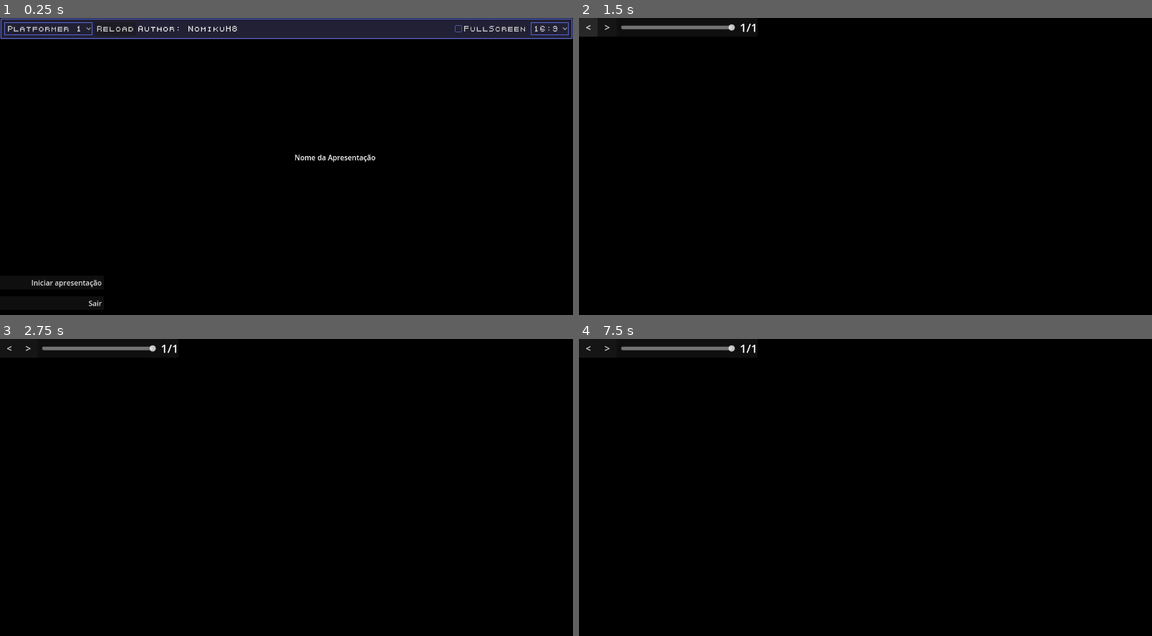
Above: before the commit, frames 1-4 (two rows, left to right).
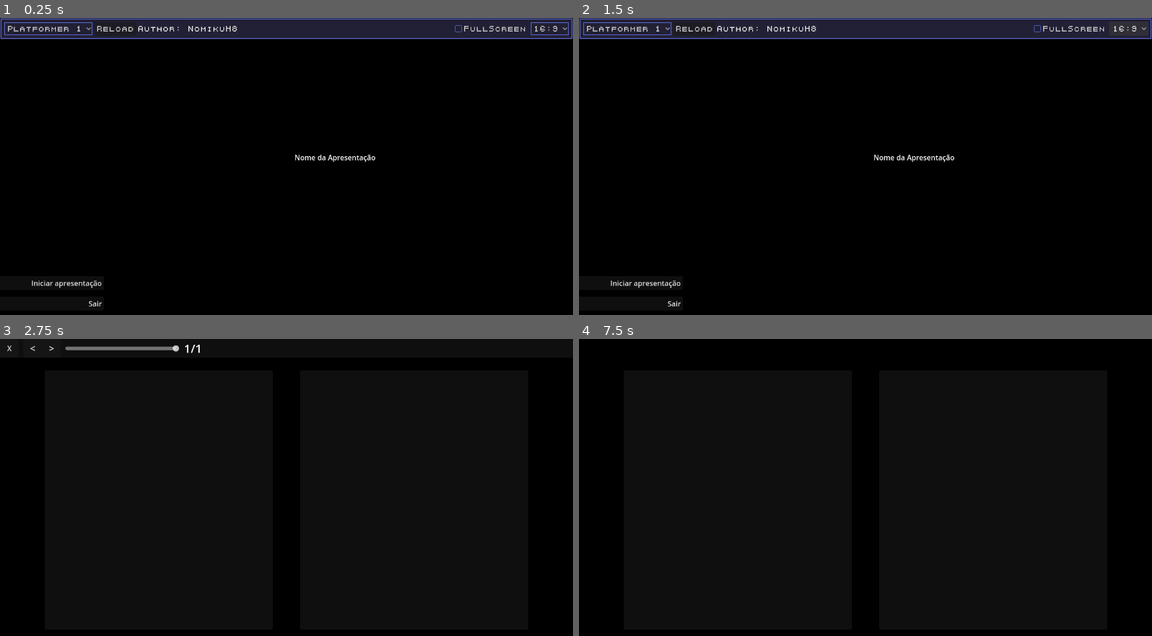
Above: after the commit, the same moments.

Repository: NomikuH8/godot-presentations-remake
Game: Godot game, scene res://screens/start_menu/start_menu.tscn
Same seed, same stepped clock (60 frames per second), same inputs: the game is played once before the commit and once after it.
Inputs (mouse positions are in pixels of both pictures, inside the frame that each line leads up to):
- Up to frame 1 (0.25 s): no input
- Up to frame 2 (1.5 s): click "Iniciar apresentação" at 0.5 s; click (590, 26) at 1.25 s, where only the run after the commit has a clickable "X"
- Up to frame 3 (2.75 s): click (5, 603) at 2 s, where only the run after the commit has a clickable "Iniciar apresentação"
- Up to frame 4 (7.5 s): click "<" at 2.75 s; click ">" at 3.5 s; click "<" at 4.25 s; click ">" at 5 s; click "<" at 5.75 s; click ">" at 6.5 s; tap Enter at 7.25 s; move the mouse to (991, 484) at 7.27 s

The runs differ from the first frame. In frame 1, 0.1% of the frame differs, in the area x 5-18%, y 88-98%; in frame 2, 7.1%, in the area x 0-100%, y 0-98%; in frame 3, 0.2%; in frame 4, 0.3%.
Error before the commit: Invalid access to property or key 'size' on a base object of type 'Nil'. (res://screens/slideshow/slideshow.gd:22)

Commit message:
Made adjustments

Diff:
--- /dev/null
+++ b/autoloads/general_settings_manager.gd
@@ -0,0 +1,12 @@
+extends Node
+
+
+signal changed_aspect_ratio(new_aspect_ratio: float)
+
+
+var aspect_ratio: float = 16.0 / 9.0
+
+
+func set_aspect_ratio(new_aspect_ratio: float) -> void:
+	aspect_ratio = new_aspect_ratio
+	changed_aspect_ratio.emit(new_aspect_ratio)
--- a/autoloads/scene_manager.gd
+++ b/autoloads/scene_manager.gd
@@ -8,3 +8,9 @@
 	var scene_path := &"res://screens/slideshow/slideshow.tscn"
 	get_tree().change_scene_to_file(scene_path)
 	scene_changed.emit(scene_path)
+
+
+func go_to_start_menu() -> void:
+	var scene_path := &"res://screens/start_menu/start_menu.tscn"
+	get_tree().change_scene_to_file(scene_path)
+	scene_changed.emit(scene_path)
--- a/components/general_settings/general_settings.gd
+++ b/components/general_settings/general_settings.gd
@@ -1,30 +1,49 @@
 extends HBoxContainer
 
 
-@export var aspect_ratio_container: AspectRatioContainer
+const ASPECT_RATIO_4_3 := 0
+const ASPECT_RATIO_16_9 := 1
 
 @onready var full_screen_check_box: CheckBox = $FullScreenCheckBox
 @onready var aspect_ratio: OptionButton = $AspectRatio
 
+var aspect_ratio_container: AspectRatioContainer
+
 
 func _ready() -> void:
 	var popup := aspect_ratio.get_popup()
-	popup.index_pressed.connect(_aspect_ratio_changed)
+
+	popup.index_pressed.connect(_aspect_ratio_dropdown_changed)
 	full_screen_check_box.toggled.connect(_full_screen_check_box_toggled)
 
+	aspect_ratio_container = get_tree().get_first_node_in_group("AspectRatioContainer")
+	_change_aspect_ratio(GeneralSettingsManager.aspect_ratio)
+	GeneralSettingsManager.changed_aspect_ratio.connect(_change_aspect_ratio)
 
-func _aspect_ratio_changed(index: int) -> void:
-	if not aspect_ratio_container:
-		return
+	call_deferred("_set_default_selected_option")
 
+
+func _set_default_selected_option():
+	var selected_ratio_is_4_3 := GeneralSettingsManager.aspect_ratio == 4.0 / 3.0
+	if selected_ratio_is_4_3:
+		aspect_ratio.select(ASPECT_RATIO_4_3)
+	if not selected_ratio_is_4_3:
+		aspect_ratio.select(ASPECT_RATIO_16_9)
+
+
+func _change_aspect_ratio(ratio: float) -> void:
+	aspect_ratio_container.ratio = ratio
+
+
+func _aspect_ratio_dropdown_changed(index: int) -> void:
 	var popup := aspect_ratio.get_popup()
 	var text := popup.get_item_text(index)
 
 	match text:
 		"16:9":
-			aspect_ratio_container.ratio = 16.0 / 9.0
+			GeneralSettingsManager.set_aspect_ratio(16.0 / 9.0)
 		"4:3":
-			aspect_ratio_container.ratio = 4.0 / 3.0
+			GeneralSettingsManager.set_aspect_ratio(4.0 / 3.0)
 
 
 func _full_screen_check_box_toggled(toggled_on: bool) -> void:
--- a/components/toolbar/toolbar.gd
+++ b/components/toolbar/toolbar.gd
@@ -44,3 +44,7 @@
 
 func _on_next_button_pressed() -> void:
 	SlideshowManager.next_slide()
+
+
+func _on_return_button_pressed() -> void:
+	SceneManager.go_to_start_menu()
--- a/components/toolbar/toolbar.tscn
+++ b/components/toolbar/toolbar.tscn
@@ -19,6 +19,11 @@
 [node name="HBoxContainer" type="HBoxContainer" parent="ToolbarSplit/VBoxContainer"]
 layout_mode = 2
 theme_override_constants/separation = 10
+
+[node name="ReturnButton" type="Button" parent="ToolbarSplit/VBoxContainer/HBoxContainer"]
+custom_minimum_size = Vector2(42, 42)
+layout_mode = 2
+text = "X"
 
 [node name="HBoxContainer" type="HBoxContainer" parent="ToolbarSplit/VBoxContainer/HBoxContainer"]
 layout_mode = 2
@@ -54,5 +59,6 @@
 horizontal_alignment = 1
 vertical_alignment = 1
 
+[connection signal="pressed" from="ToolbarSplit/VBoxContainer/HBoxContainer/ReturnButton" to="." method="_on_return_button_pressed"]
 [connection signal="pressed" from="ToolbarSplit/VBoxContainer/HBoxContainer/HBoxContainer/PreviousButton" to="." method="_on_previous_button_pressed"]
 [connection signal="pressed" from="ToolbarSplit/VBoxContainer/HBoxContainer/HBoxContainer/NextButton" to="." method="_on_next_button_pressed"]
--- a/project.godot
+++ b/project.godot
@@ -20,6 +20,7 @@
 ThemeManager="*res://autoloads/theme_manager.gd"
 SceneManager="*res://autoloads/scene_manager.gd"
 SlideshowManager="*res://autoloads/slideshow_manager.gd"
+GeneralSettingsManager="*res://autoloads/general_settings_manager.gd"
 
 [display]
 
@@ -31,6 +32,8 @@
 
 Slideshow="Slideshow node for controlling toolbar, slides appearance, etc."
 Toolbar="Toolbar scene, for updating some useful settings"
+SlidesContainer="Wrapper for slides, will wrap the theme defined slide container"
+AspectRatioContainer="AspectRatioContainer for containing the slides and screens"
 
 [rendering]
 
--- a/resources/gp_theme.gd
+++ b/resources/gp_theme.gd
@@ -14,5 +14,6 @@
 @export_category("Scenes")
 @export var start_menu_scene: PackedScene
 @export var start_menu_background_scene: PackedScene
+@export var slides_container_scene: PackedScene
 @export var background_scene: PackedScene
 @export var toolbar_extras_scene: PackedScene
--- a/screens/slideshow/slideshow.gd
+++ b/screens/slideshow/slideshow.gd
@@ -3,10 +3,24 @@
 
 @onready var control: Control = %Control
 
+var aspect_ratio_container: AspectRatioContainer
+var slides_container: Control
 var toolbar: PanelContainer
 
 
 func _ready() -> void:
+	aspect_ratio_container = get_tree().get_first_node_in_group("AspectRatioContainer")
+	GeneralSettingsManager.changed_aspect_ratio.connect(_change_aspect_ratio)
+	_change_aspect_ratio(GeneralSettingsManager.aspect_ratio)
+
+	slides_container = get_tree().get_first_node_in_group("SlidesContainer")
+	toolbar = get_tree().get_first_node_in_group("Toolbar")
+
+	var slides_container_scene := ThemeManager.current_theme.slides_container_scene
+	if slides_container_scene != null:
+		var slides_container_instance := slides_container_scene.instantiate()
+		slides_container.add_child(slides_container_instance)
+
 	control.theme = ThemeManager.current_theme.ui_theme
 
 	SlideshowManager.slide_changed.connect(_change_slide)
@@ -18,6 +32,10 @@
 		_set_toolbar_visibility_from_cursor_position(event.position)
 
 
+func _change_aspect_ratio(new_aspect_ratio: float) -> void:
+	aspect_ratio_container.ratio = new_aspect_ratio
+
+
 func _set_toolbar_visibility_from_cursor_position(pos: Vector2) -> void:
 	if pos.y <= toolbar.size.y and not toolbar.visible:
 		toolbar.show()
--- a/screens/slideshow/slideshow.tscn
+++ b/screens/slideshow/slideshow.tscn
@@ -17,16 +17,18 @@
 grow_horizontal = 2
 grow_vertical = 2
 
-[node name="Toolbar" parent="CanvasLayer/Control" instance=ExtResource("2_0aqwc")]
-layout_mode = 0
-anchors_preset = 0
-anchor_right = 0.0
-grow_horizontal = 1
-
-[node name="Control" type="Control" parent="."]
-layout_mode = 3
+[node name="AspectRatioContainer" type="AspectRatioContainer" parent="CanvasLayer/Control" groups=["AspectRatioContainer"]]
+layout_mode = 1
 anchors_preset = 15
 anchor_right = 1.0
 anchor_bottom = 1.0
 grow_horizontal = 2
 grow_vertical = 2
+ratio = 1.7778
+
+[node name="SlidesContainer" type="Control" parent="CanvasLayer/Control/AspectRatioContainer" groups=["SlidesContainer"]]
+layout_mode = 2
+
+[node name="Toolbar" parent="CanvasLayer/Control/AspectRatioContainer" instance=ExtResource("2_0aqwc")]
+layout_mode = 2
+size_flags_vertical = 0
--- a/screens/start_menu/start_menu.tscn
+++ b/screens/start_menu/start_menu.tscn
@@ -16,7 +16,7 @@
 grow_horizontal = 2
 grow_vertical = 2
 
-[node name="AspectRatioContainer" type="AspectRatioContainer" parent="UI"]
+[node name="AspectRatioContainer" type="AspectRatioContainer" parent="UI" groups=["AspectRatioContainer"]]
 layout_mode = 1
 anchors_preset = 15
 anchor_right = 1.0
@@ -45,9 +45,8 @@
 layout_mode = 2
 mouse_filter = 0
 
-[node name="GeneralSettings" parent="UI/AspectRatioContainer/VBoxContainer/GeneralSettingsPanel/HBoxContainer" node_paths=PackedStringArray("aspect_ratio_container") instance=ExtResource("4_yfj6c")]
+[node name="GeneralSettings" parent="UI/AspectRatioContainer/VBoxContainer/GeneralSettingsPanel/HBoxContainer" instance=ExtResource("4_yfj6c")]
 layout_mode = 2
-aspect_ratio_container = NodePath("../../../..")
 
 [node name="Menu" type="Control" parent="UI/AspectRatioContainer/VBoxContainer"]
 unique_name_in_owner = true
--- /dev/null
+++ b/themes/platformer1/components/slides_container/slides_container_scene.tscn
@@ -0,0 +1,44 @@
+[gd_scene format=3 uid="uid://ugkoxonb0xni"]
+
+[node name="SlidesContainer" type="Control"]
+layout_mode = 3
+anchors_preset = 15
+anchor_right = 1.0
+anchor_bottom = 1.0
+grow_horizontal = 2
+grow_vertical = 2
+size_flags_horizontal = 3
+size_flags_vertical = 3
+
+[node name="ScrollContainer" type="ScrollContainer" parent="."]
+layout_mode = 1
+anchors_preset = 15
+anchor_right = 1.0
+anchor_bottom = 1.0
+grow_horizontal = 2
+grow_vertical = 2
+horizontal_scroll_mode = 3
+vertical_scroll_mode = 3
+
+[node name="MarginContainer" type="MarginContainer" parent="ScrollContainer"]
+layout_mode = 2
+size_flags_horizontal = 3
+size_flags_vertical = 3
+theme_override_constants/margin_left = 100
+theme_override_constants/margin_top = 70
+theme_override_constants/margin_right = 100
+theme_override_constants/margin_bottom = 70
+
+[node name="Slides" type="HBoxContainer" parent="ScrollContainer/MarginContainer"]
+layout_mode = 2
+size_flags_horizontal = 3
+size_flags_vertical = 3
+theme_override_constants/separation = 60
+
+[node name="PanelContainer" type="PanelContainer" parent="ScrollContainer/MarginContainer/Slides"]
+layout_mode = 2
+size_flags_horizontal = 3
+
+[node name="PanelContainer2" type="PanelContainer" parent="ScrollContainer/MarginContainer/Slides"]
+layout_mode = 2
+size_flags_horizontal = 3
--- a/themes/platformer1/screens/start_menu/start_menu_scene.tscn
+++ b/themes/platformer1/components/start_menu/start_menu_scene.tscn
@@ -1,7 +1,8 @@
 [gd_scene load_steps=3 format=3 uid="uid://bd0oxqiv6stka"]
 
-[ext_resource type="Script" uid="uid://pc8m7h3sdh0m" path="res://themes/platformer1/screens/start_menu/start_menu_scene.gd" id="1_jf0k6"]
+[ext_resource type="Script" uid="uid://pc8m7h3sdh0m" path="res://themes/platformer1/components/start_menu/start_menu_scene.gd" id="1_jf0k6"]
 [ext_resource type="Script" uid="uid://cannc2oxa8eps" path="res://components/menu_vfx/button_animation_component.gd" id="2_ytbqj"]
+
 
 [node name="StartMenuScene" type="Control"]
 layout_mode = 3
--- a/themes/platformer1/theme.tres
+++ b/themes/platformer1/theme.tres
@@ -1,12 +1,13 @@
-[gd_resource type="Resource" script_class="GPTheme" load_steps=3 format=3 uid="uid://do7avl3qojdng"]
+[gd_resource type="Resource" script_class="GPTheme" load_steps=4 format=3 uid="uid://do7avl3qojdng"]
 
 [ext_resource type="Script" uid="uid://penf7oactvtd" path="res://resources/gp_theme.gd" id="1_x4nlh"]
-[ext_resource type="PackedScene" uid="uid://bd0oxqiv6stka" path="res://themes/platformer1/screens/start_menu/start_menu_scene.tscn" id="2_bfcqr"]
-
+[ext_resource type="PackedScene" uid="uid://ugkoxonb0xni" path="res://themes/platformer1/components/slides_container/slides_container_scene.tscn" id="2_s2myt"]
+[ext_resource type="PackedScene" uid="uid://bd0oxqiv6stka" path="res://themes/platformer1/components/start_menu/start_menu_scene.tscn" id="3_1psq6"]
 
 [resource]
 script = ExtResource("1_x4nlh")
 name = "Platformer 1"
 author = "NomikuH8"
-start_menu_scene = ExtResource("2_bfcqr")
+start_menu_scene = ExtResource("3_1psq6")
+slides_container_scene = ExtResource("2_s2myt")
 metadata/_custom_type_script = "uid://penf7oactvtd"
Not shown, added: autoloads/general_settings_manager.gd.uid
Renamed: themes/platformer1/screens/start_menu/start_menu_scene.gd -> themes/platformer1/components/start_menu/start_menu_scene.gd
Renamed: themes/platformer1/screens/start_menu/start_menu_scene.gd.uid -> themes/platformer1/components/start_menu/start_menu_scene.gd.uid
